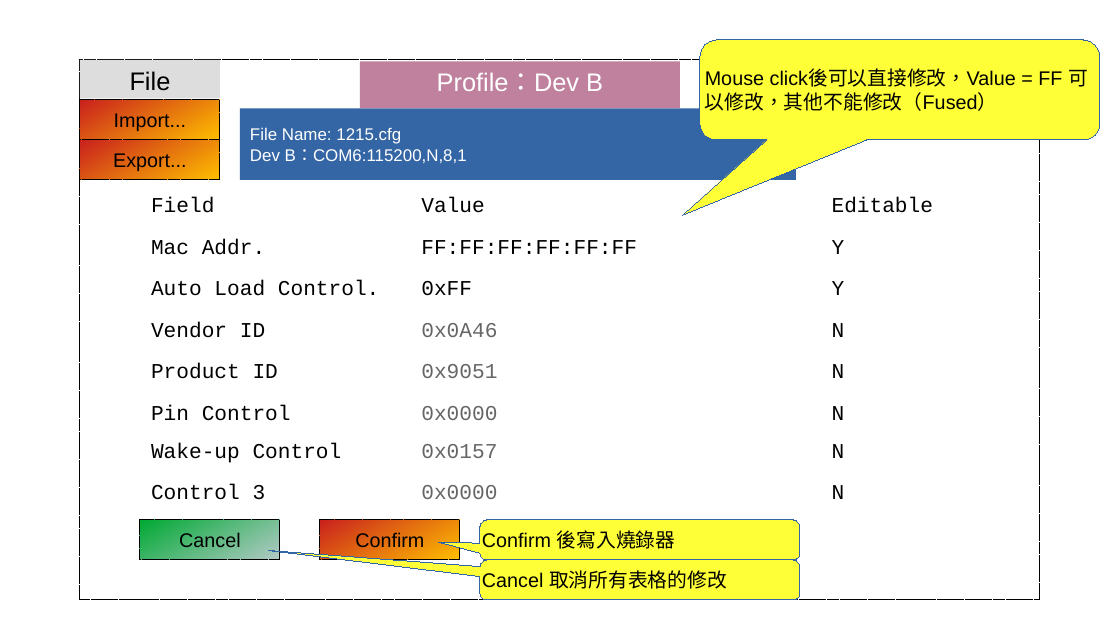
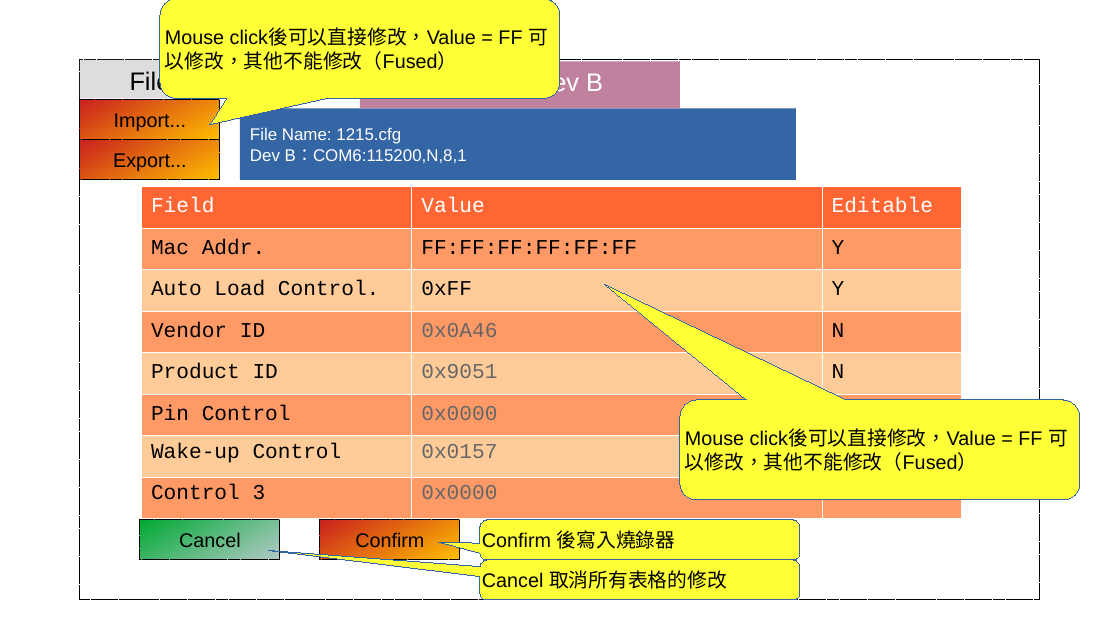
Before and after one commit to tomjpsun/obsidianVaults, a slide deck: slide 5 of DM9051A OTP 燒錄專案/8051A OTP GUI.odp (slide 3 before the commit). Drawn at 1120x630 pixels with LibreOffice and Linux fonts; fonts in the diff are those of the drawing. Boxes give left, top, right and bottom in pixels: in the first picture for what was removed or moved away, otherwise in the second. Text is boxed around its words. In the diff, an @@ line names an element or a change of style, - is before the commit and + after.

```diff
--- a/DM9051A OTP 燒錄專案/8051A OTP GUI.odp
+++ b/DM9051A OTP 燒錄專案/8051A OTP GUI.odp
@@ rounded speech box added at box(160, 0, 560, 99), fill #FFFF38, outline #3465A4 0 pt, 14 pt, text #000000 @@
+Mouse click後可以直接修改，Value = FF 可以修改，其他不能修改（Fused）
@@ table at box(141, 186, 961, 517) @@
@@ fill none to #FF6633 in row 1 @@
@@ fill none to #FF9966 in 12 cells @@
@@ fill none to #FFCC99 in 9 cells @@
@@ text colour #000000 to #FFFFFF in "Field", "Value", "Editable" @@
@@ borders changed @@
@@ rounded speech box "Mouse click後可以直接修改，Value = FF 可以修改，其他不能修改（Fused）": place and size @@
-rounded speech box "Mouse click後可以直接修改，Value = FF 可以修改，其他不能修改（Fused）" at box(700, 40, 1101, 139)
+rounded speech box "Mouse click後可以直接修改，Value = FF 可以修改，其他不能修改（Fused）" at box(680, 400, 1080, 500)
@@ rounded speech box "Mouse click後可以直接修改，Value = FF 可以修改，其他不能修改（Fused）" at box(680, 400, 1080, 500): proportions changed @@
```
Also in this commit, not shown: 2 other slides changed, 2 slides added, 1 other file.
